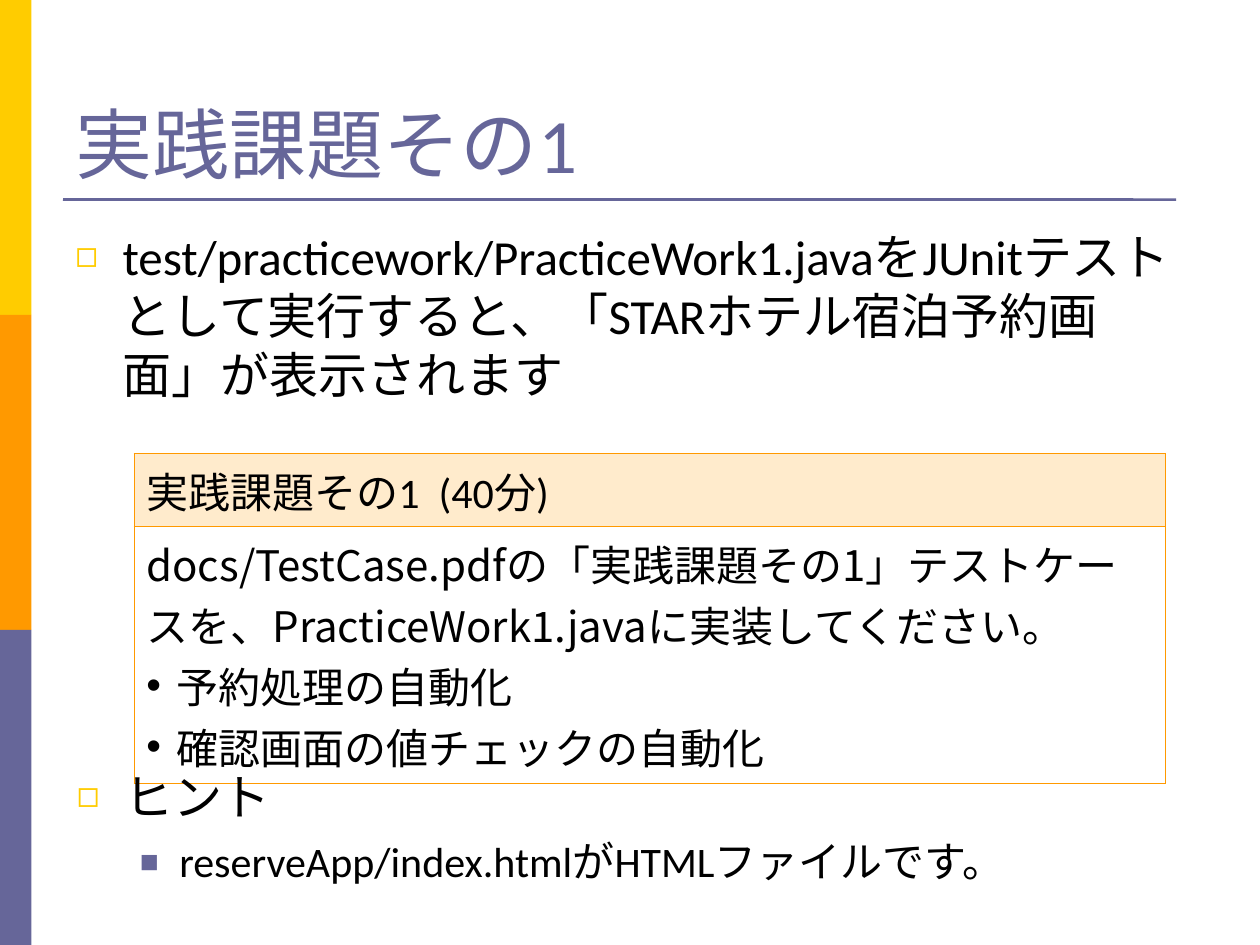
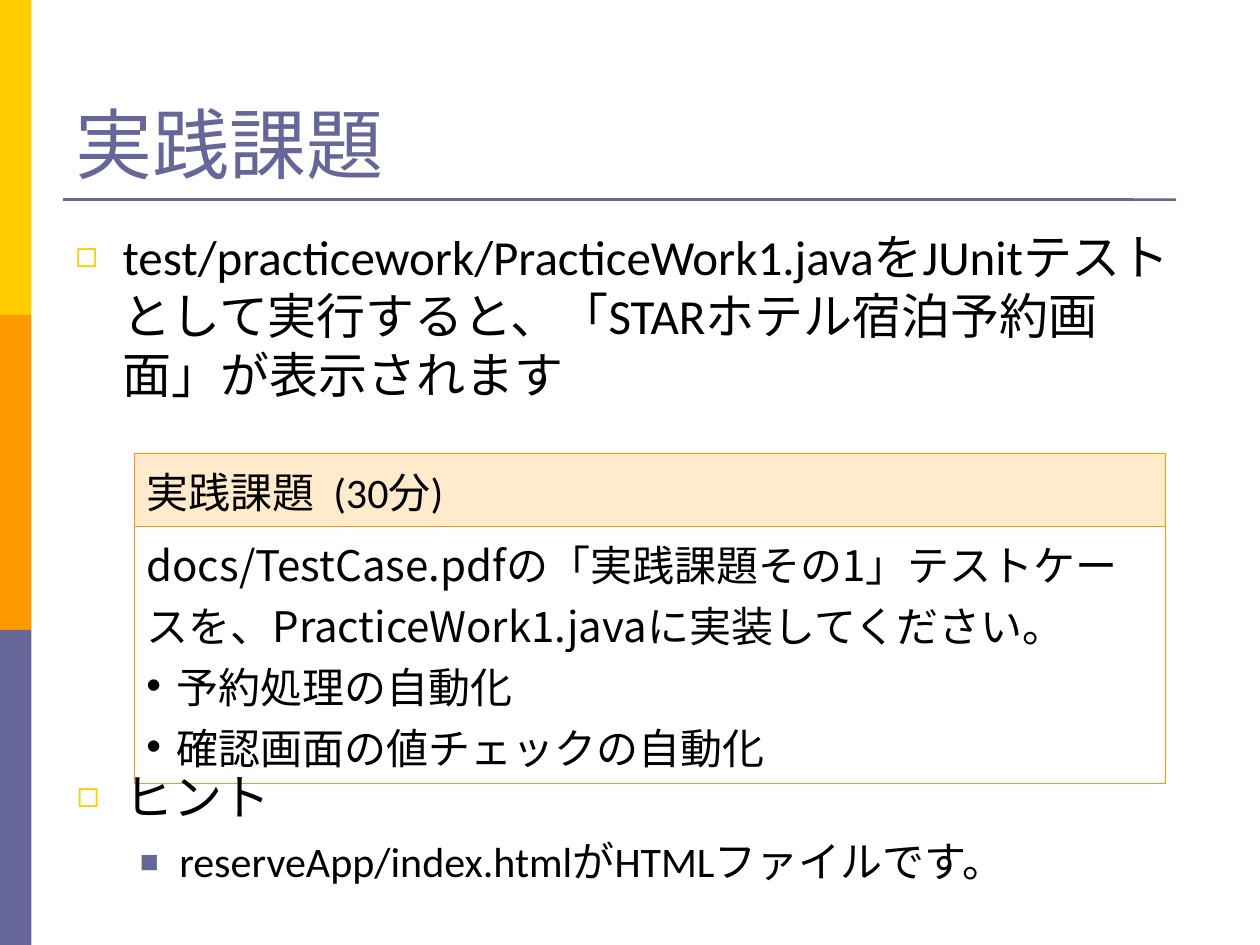
Before and after one commit to SoftwareTestAutomationResearch/STARHOTEL-Teaching-Materials-Simple, a slide deck: slide 32 of teacher/Slide.ppt (slide 35 before the commit). Drawn at 1260x945 pixels with LibreOffice and Linux fonts; fonts in the diff are those of the drawing. Boxes give left, top, right and bottom in pixels: in the first picture for what was removed or moved away, otherwise in the second. Text is boxed around its words. In the diff, an @@ line names an element or a change of style, - is before the commit and + after.

```diff
--- a/teacher/Slide.ppt
+++ b/teacher/Slide.ppt
@@ title at <box>76,108,384,179</box>: text changed @@
-実践課題その1
+実践課題
@@ table at <box>134,454,1166,772</box> @@
-row 1, column 1: 実践課題その1 (40分)
+row 1, column 1: 実践課題 (30分)
```
Also in this commit, not shown: 14 other slides changed, 3 slides added, 40 slides removed, 3 other files.
